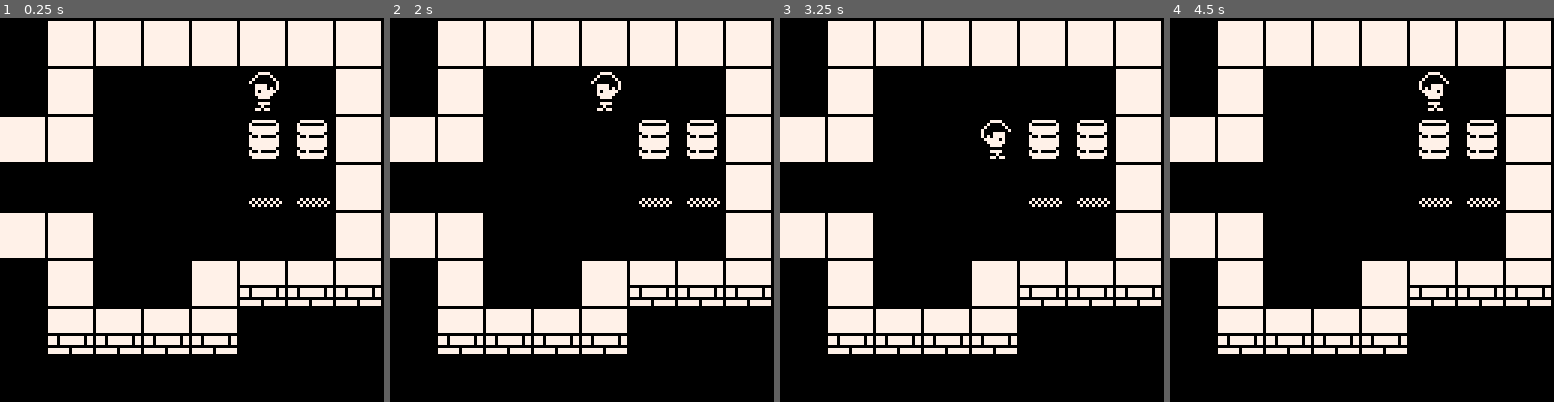
Above: before the commit, frames 1-4 (left to right).
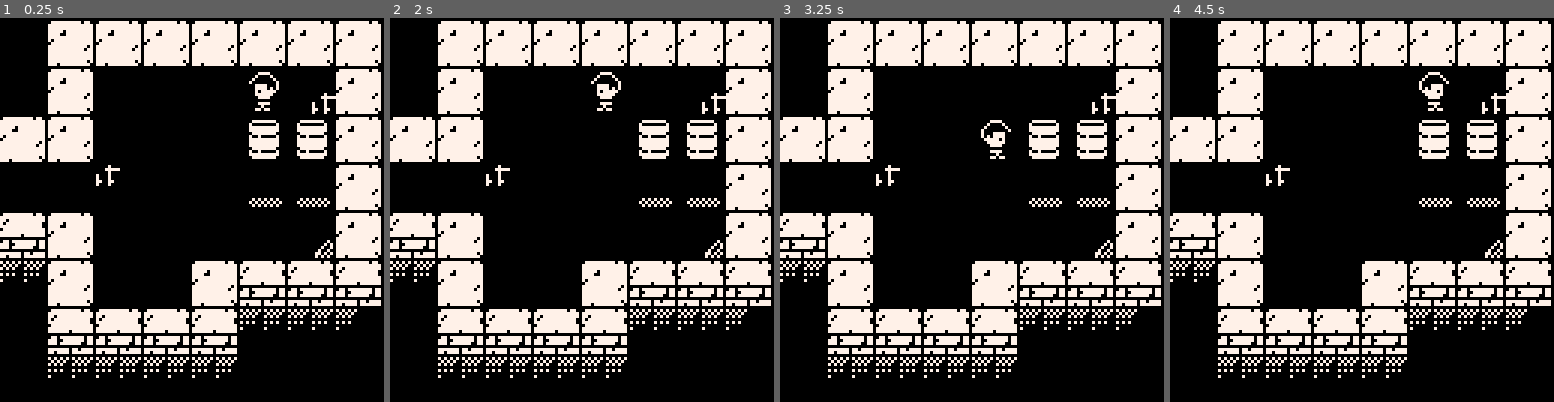
Above: after the commit, the same moments.

Repository: lucasmncastro/davis-puzzle
Game: PICO-8 cartridge davi.p8
Same seed, same stepped clock (60 frames per second), same inputs: the game is played once before the commit and once after it.
Inputs:
- Up to frame 1 (0.25 s): no input
- Up to frame 2 (2 s): hold Left from 1.97 s (still down)
- Up to frame 3 (3.25 s): release Left at 2.37 s; hold Down 2.42-2.82 s; hold Right from 2.87 s (still down)
- Up to frame 4 (4.5 s): release Right at 3.53 s; hold Up 3.58-4.08 s; hold Right from 4.13 s (still down)

The runs differ from the first frame. In frame 1, 3.8% of the frame differs, in the area x 0-100%, y 0-94%; in frame 2, 3.8%; in frame 3, 3.8%; in frame 4, 3.8%.

Commit message:
Improve the castle's tiles

Diff:
--- a/davi.p8
+++ b/davi.p8
@@ -4,11 +4,12 @@
 -- main
 -- x trocar posicao
 -- x mover caixa
--- - animacao entre quadros
+-- - refinar sprites
 -- - identificar sucesso
 -- - desenho porta
 -- - mudar porta no sucesso
 -- - abertura
+-- - animacao entre quadros
 
 palt(0,false)
 palt(1,true)
@@ -401,14 +402,15 @@
 0000000000000000000000000000000000000102010201020102010201020102000000000000000000000000000000000000000000000000000000000000000000000000000000000000000000000000000000000000000000000000000000000000000000000000000000000000000000000000000000000000000000000000
 0000000000000000000000000000000000001112111211121112111211121112000000000000000000000000000000000000000000000000000000000000000000000000000000000000000000000000000000000000000000000000000000000000000000000000000000000000000000000000000000000000000000000000
 0000000000000000000000000000000000000102000000000000404100000102000000000000000000000000000000000000000000000000000000000000000000000000000000000000000000000000000000000000000000000000000000000000000000000000000000000000000000000000000000000000000000000000
-0000000000000000000000000000000000001112000000000000505100001112000000000000000000000000000000000000000000000000000000000000000000000000000000000000000000000000000000000000000000000000000000000000000000000000000000000000000000000000000000000000000000000000
+0000000000000000000000000000000000001112000000000000505100231112000000000000000000000000000000000000000000000000000000000000000000000000000000000000000000000000000000000000000000000000000000000000000000000000000000000000000000000000000000000000000000000000
 0000010201020102010201020102010201020102000000000000070807080102000000000000000000000000000000000000000000000000000000000000000000000000000000000000000000000000000000000000000000000000000000000000000000000000000000000000000000000000000000000000000000000000
 0000111211121112111211121112111211121112000000000000171817181112000000000000000000000000000000000000000000000000000000000000000000000000000000000000000000000000000000000000000000000000000000000000000000000000000000000000000000000000000000000000000000000000
-0000212200000000000000000000000000000000000000000000050605060102000000000000000000000000000000000000000000000000000000000000000000000000000000000000000000000000000000000000000000000000000000000000000000000000000000000000000000000000000000000000000000000000
-0000313200000000000000000000000000000000000000000000151615161112000000000000000000000000000000000000000000000000000000000000000000000000000000000000000000000000000000000000000000000000000000000000000000000000000000000000000000000000000000000000000000000000
-0000010200000000010203040304030401020102000000000000000000000102000000000000000000000000000000000000000000000000000000000000000000000000000000000000000000000000000000000000000000000000000000000000000000000000000000000000000000000000000000000000000000000000
-0000111200000000111213141314131411121112000000000000000000001112000000000000000000000000000000000000000000000000000000000000000000000000000000000000000000000000000000000000000000000000000000000000000000000000000000000000000000000000000000000000000000000000
-0000030403040304030400000000000000000102000000000102030403040304000000000000000000000000000000000000000000000000000000000000000000000000000000000000000000000000000000000000000000000000000000000000000000000000000000000000000000000000000000000000000000000000
+0000212200000000000000000000230000000000230000000000050605060102000000000000000000000000000000000000000000000000000000000000000000000000000000000000000000000000000000000000000000000000000000000000000000000000000000000000000000000000000000000000000000000000
+0000313200000000002300000000000000000000000000000000151615161112000000000000000000000000000000000000000000000000000000000000000000000000000000000000000000000000000000000000000000000000000000000000000000000000000000000000000000000000000000000000000000000000
+0000010200000000010203040304030403040102000000000000000000000102000000000000000000000000000000000000000000000000000000000000000000000000000000000000000000000000000000000000000000000000000000000000000000000000000000000000000000000000000000000000000000000000
+0000111200000033111213141314131413141112000000000000000000331112000000000000000000000000000000000000000000000000000000000000000000000000000000000000000000000000000000000000000000000000000000000000000000000000000000000000000000000000000000000000000000000000
+0000030403040304030424242424242424240102000000000102030403040304000000000000000000000000000000000000000000000000000000000000000000000000000000000000000000000000000000000000000000000000000000000000000000000000000000000000000000000000000000000000000000000000
 0000131413141314131400000000000000001112000000001112131413141314000000000000000000000000000000000000000000000000000000000000000000000000000000000000000000000000000000000000000000000000000000000000000000000000000000000000000000000000000000000000000000000000
-0000000000000000000000000000000000000304030403040304000000000000000000000000000000000000000000000000000000000000000000000000000000000000000000000000000000000000000000000000000000000000000000000000000000000000000000000000000000000000000000000000000000000000
-0000000000000000000000000000000000001314131413141314000000000000000000000000000000000000000000000000000000000000000000000000000000000000000000000000000000000000000000000000000000000000000000000000000000000000000000000000000000000000000000000000000000000000
+0000242424242424242400000000000000000304030403040304242424242400000000000000000000000000000000000000000000000000000000000000000000000000000000000000000000000000000000000000000000000000000000000000000000000000000000000000000000000000000000000000000000000000
+0000242424240000000000000000000000001314131413141314000000000000000000000000000000000000000000000000000000000000000000000000000000000000000000000000000000000000000000000000000000000000000000000000000000000000000000000000000000000000000000000000000000000000
+0000240000000000000000000000000000002424242424242424000000000000000000000000000000000000000000000000000000000000000000000000000000000000000000000000000000000000000000000000000000000000000000000000000000000000000000000000000000000000000000000000000000000000
Not shown, changed: 26 lines of the sprite sheet (__gfx__) section of davi.p8
